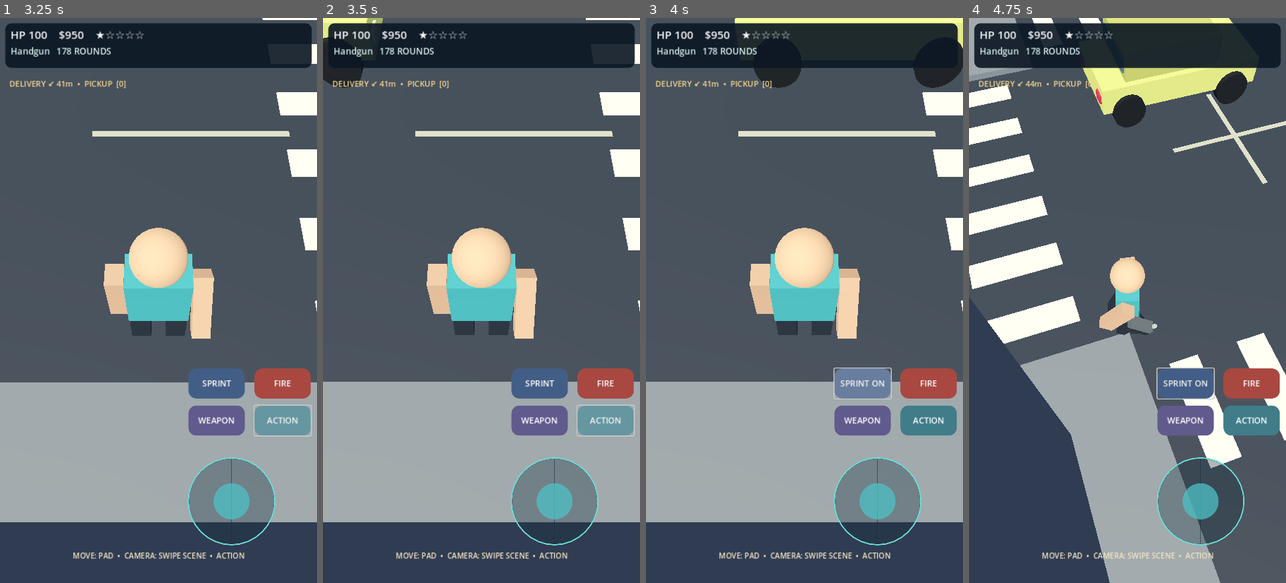
Above: before the commit, frames 1-4 (left to right).
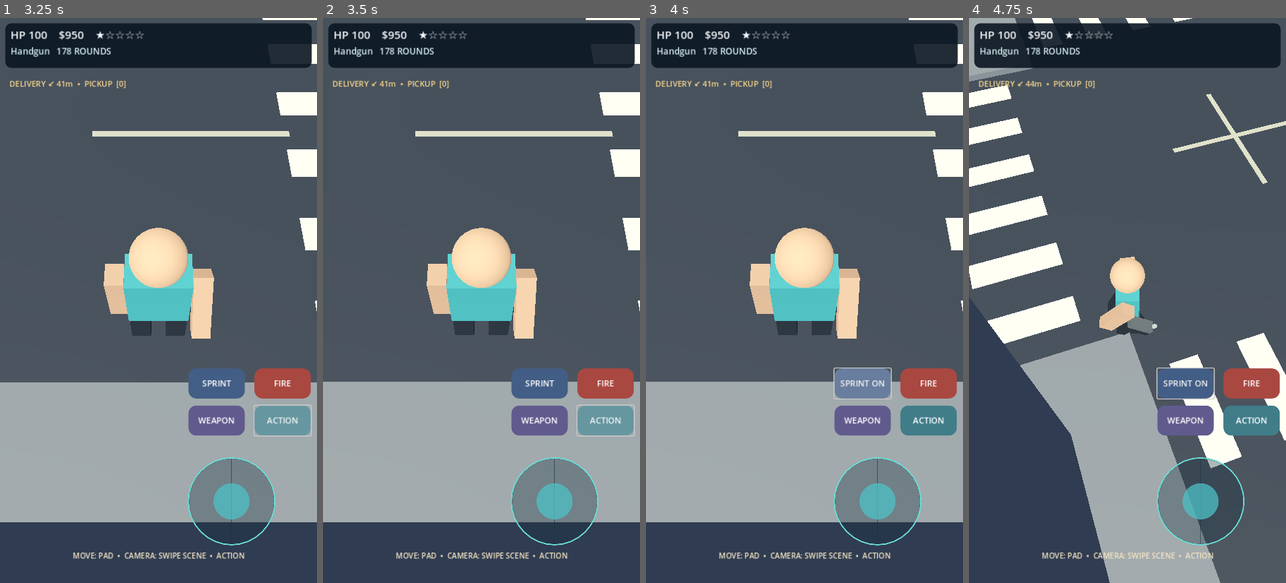
Above: after the commit, the same moments.

Repository: shejklgaia-png/Gt_a_like_game
Game: Godot game, scene res://scenes/main.tscn
Same seed, same stepped clock (60 frames per second), same inputs: the game is played once before the commit and once after it.
Inputs (mouse positions are in pixels of both pictures, inside the frame that each line leads up to):
- Up to frame 1 (3.25 s): tap Enter at 0.5 s; move the mouse to (228, 272) at 0.52 s; hold D 0.53-1.25 s; hold Shift 0.53-1.25 s; click (228, 272) at 0.67 s; tap Space at 0.77 s; drag from (95, 328) to (142, 413) at 1.27 s; click "FIRE" at 2 s; click "ACTION" at 2.75 s
- Up to frame 2 (3.5 s): no input
- Up to frame 3 (4 s): click "SPRINT" at 3.5 s
- Up to frame 4 (4.75 s): move the mouse to (1159, 176) at 4.27 s; hold D from 4.28 s (still down); tap F at 4.35 s

Frame 1 is identical in both runs. In frame 2, 0.7% of the frame differs, in the area x 0-19%, y 0-13%; in frame 3, 1.6%; in frame 4, 3.8%, in the area x 18-91%, y 0-68%.
Error after the commit: Parse Error: Cannot infer the type of "origin" variable because the value doesn't have a set type. (res://scripts/vehicle.gd:85)

Commit message:
Use three vehicle-width look-ahead rays to brake before pedestrians

Diff:
--- a/scripts/vehicle.gd
+++ b/scripts/vehicle.gd
@@ -79,20 +79,23 @@
 func pedestrian_ahead() -> bool:
 	if occupied or being_stolen:
 		return false
-	var origin := global_position + Vector3(0, 0.05, 0) - global_transform.basis.z * 2.45
-	var tip := origin - global_transform.basis.z * 7.2
-	var params := PhysicsRayQueryParameters3D.create(origin, tip)
-	params.exclude = [get_rid()]
-	var result := get_world_3d().direct_space_state.intersect_ray(params)
-	if result.is_empty():
-		return false
-	var collider: Object = result.get("collider")
-	if collider is PocketHero:
-		return not (collider as PocketHero).dead
-	if collider is PocketActor:
-		return not (collider as PocketActor).dead
-	if collider is PocketVehicle:
-		return true
+	# Three bumper rays cover the width of the car, not only the centerline.
+	var forward := -global_transform.basis.z
+	for lateral in [-0.72, 0.0, 0.72]:
+		var origin := global_position + Vector3(0, 0.05, 0) + global_transform.basis.x * lateral + forward * 2.25
+		var tip := origin + forward * 7.4
+		var params := PhysicsRayQueryParameters3D.create(origin, tip)
+		params.exclude = [get_rid()]
+		var result := get_world_3d().direct_space_state.intersect_ray(params)
+		if result.is_empty():
+			continue
+		var collider: Object = result.get("collider")
+		if collider is PocketHero and not (collider as PocketHero).dead:
+			return true
+		if collider is PocketActor and not (collider as PocketActor).dead:
+			return true
+		if collider is PocketVehicle:
+			return true
 	return false
 
 
